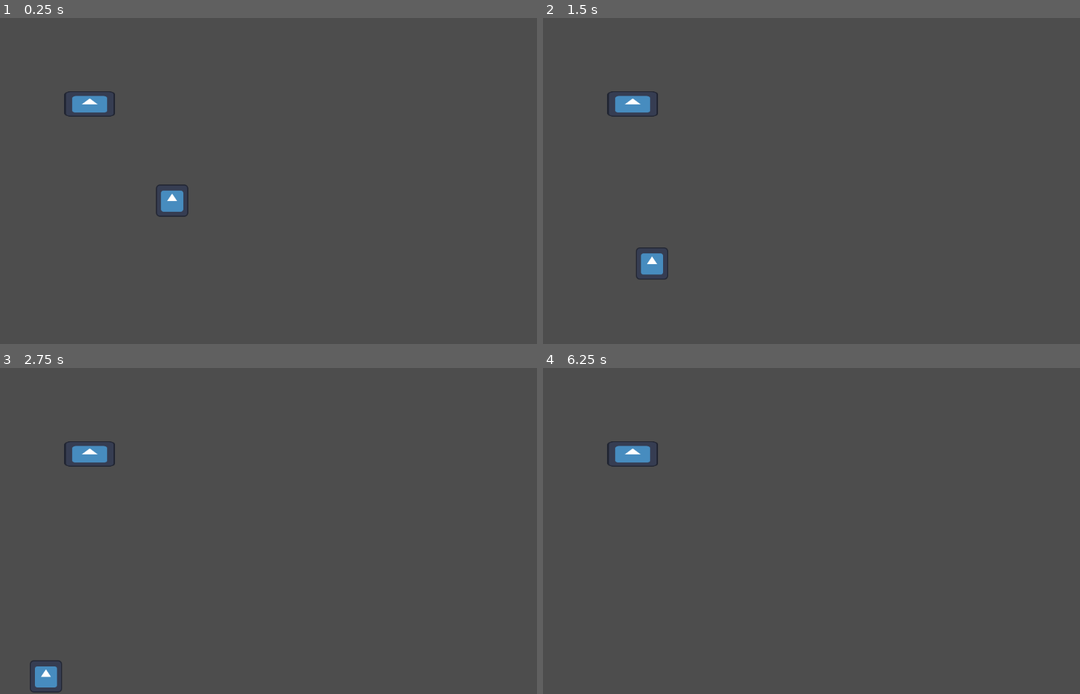
Above: before the commit, frames 1-4 (two rows, left to right).
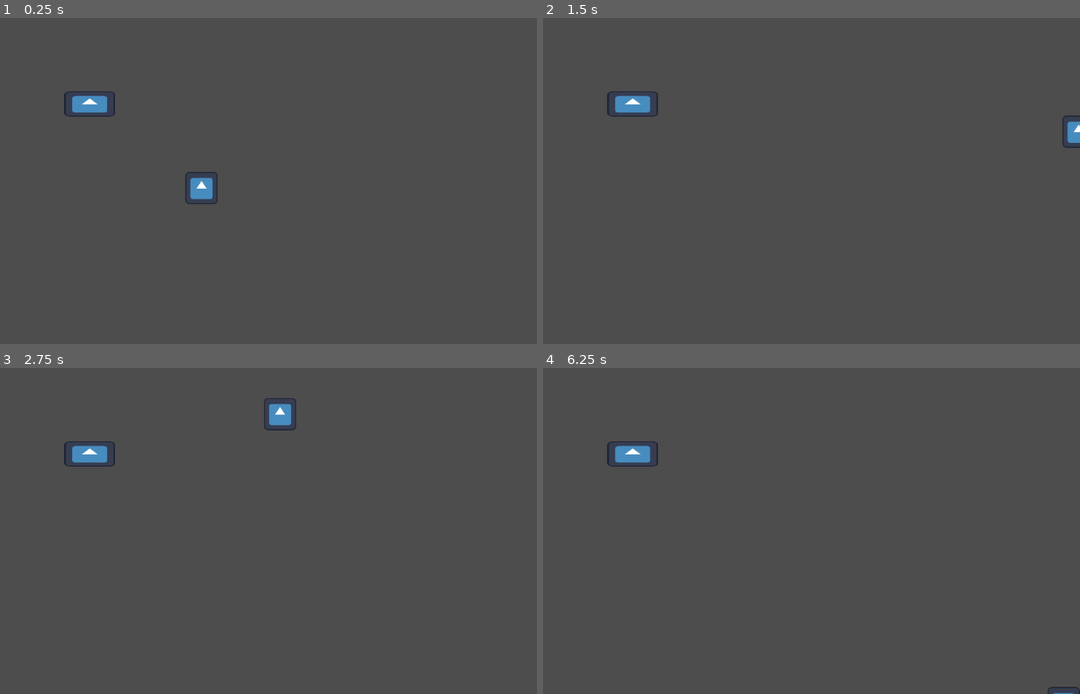
Above: after the commit, the same moments.

Repository: KarumGhag/Hitman4
Game: Godot game, scene res://World/world.tscn
The game is run twice, just before and just after one commit, with the same random seed, the same clock (stepped at 60 frames per second) and the same inputs. The engine's default icon, where the game draws it, is replaced by a stand-in: a white triangle on a blue panel in a dark square.
Inputs (mouse positions are in pixels of both pictures, inside the frame that each line leads up to):
- Up to frame 1 (0.25 s): no input
- Up to frame 2 (1.5 s): move the mouse to (918, 164) at 0.52 s; hold D (right) 0.53-1.28 s; hold Z (z) 0.53-1.28 s; move the mouse to (671, 197) at 1.27 s; hold S (down) from 1.28 s (still down); tap Z (z) at 1.35 s
- Up to frame 3 (2.75 s): move the mouse to (306, 459) at 2.02 s; release S (down) at 2.03 s; hold D (right) from 2.03 s (still down); hold Z (z) from 2.03 s (still down)
- Up to frame 4 (6.25 s): move the mouse to (757, 596) at 2.77 s; release D (right) at 2.78 s; release Z (z) at 2.78 s; hold W (up) 2.78-3.53 s; tap Z (z) at 2.85, 4.35, 5.85 s; move the mouse to (961, 579) at 3.52 s; hold Z (z) 3.53-4.28 s; hold A (left) 3.53-5.03 s; tap Enter at 4.25, 5.75 s; move the mouse to (612, 482) at 4.27 s; tap Space at 5 s; move the mouse to (816, 531) at 5.02 s; hold S (down) 5.03-5.78 s; hold Z (z) 5.03-5.78 s; move the mouse to (704, 449) at 5.77 s; hold D (right) from 5.78 s (still down)

The runs differ from the first frame. In frame 1, 0.7% of the frame differs, in the area x 28-41%, y 47-62%; in frame 2, 0.6%; in frame 3, 0.7%; in frame 4, less than 0.1%.

Commit message:
pathfinding kinda works
avoiding walls doesnt fully work

Diff:
--- a/Enemy/enemy.tscn
+++ b/Enemy/enemy.tscn
@@ -1,7 +1,6 @@
-[gd_scene load_steps=4 format=3 uid="uid://s8o2fn2d2lu8"]
+[gd_scene load_steps=3 format=3 uid="uid://s8o2fn2d2lu8"]
 
 [ext_resource type="Texture2D" uid="uid://jffjcag0lvea" path="res://Art/icon.svg" id="1_lnlic"]
-[ext_resource type="PackedScene" uid="uid://bq3uyl31imene" path="res://Pathfinding/pathfind_component.tscn" id="2_3mwh2"]
 
 [sub_resource type="RectangleShape2D" id="RectangleShape2D_ws7gu"]
 size = Vector2(62, 62)
@@ -16,6 +15,3 @@
 [node name="CollisionShape2D" type="CollisionShape2D" parent="."]
 position = Vector2(0, 1)
 shape = SubResource("RectangleShape2D_ws7gu")
-
-[node name="PathfindComponent" parent="." node_paths=PackedStringArray("body") instance=ExtResource("2_3mwh2")]
-body = NodePath("..")
--- a/Pathfinding/pathfind_component.gd
+++ b/Pathfinding/pathfind_component.gd
@@ -3,93 +3,66 @@
 class_name PathfindingComponent
 
 @export var body : CharacterBody2D
+
 @export var rays : Array[RayCast2D]
-#an array representing the directions of vectors as units of 1
-#every diagonal vector is normalized
-var directions : Array[Vector2] = [Vector2(0, 1), Vector2(1, 1), Vector2(1, 0), Vector2(1, -1), Vector2(0, -1), Vector2(-1, -1), Vector2(-1, 0), Vector2(-1, 1)]
-var dotProducts : Array[float]
+var directions : Array[Vector2] = [Vector2(0, -1), Vector2(1, -1), Vector2(1, 0), Vector2(1, -1), Vector2(0, 1), Vector2(-1, 1), Vector2(-1, 0), Vector2(-1, 1)]
+
+var target : Vector2
+var localVector : Vector2
 
 var interests : Array[float]
-var dangers: Array[float]
-var badOffset : float = 5 #when an array collides this gets taken from the interest
+var contextMap : Array[float]
+var dangers : Array[float]
+var dangerSize : float = 5
 
-var target : Vector2 = Vector2.ZERO
-var vectorToPlayer : Vector2 = Vector2.ZERO
+var bestDirection : Vector2
 
-var bestVector : Vector2
-var contextMap : Array[float]
-var highestContext
+var steeringForce : Vector2
 
-var speed : float = 100
-var steeringForce : float = 1
-
-
-
-func _ready() -> void:
-	contextMap.resize(len(directions))
-	dotProducts.resize(len(directions))
-	dangers.resize(len(directions))
-	print(dotProducts)
-	#makes the interest array the size of the rays array and gives it all starting value of 1
-	for i in range(len(rays)):
+func _ready():
+	print(rays)
+	for i in range(len(directions)):
+		directions[i] = directions[i].normalized()
 		interests.append(1)
-
-
-func _input(event):
-	if event.is_action_pressed("z"):
-		pass
-
-func _process(_delta) -> void:
-	getTarget()
-	if target:
-		getInterests()
-		bestVector = directions[getLargestIndex(contextMap)]
-
-
-		body.velocity = (bestVector * Vector2(speed, speed))
-
-		body.move_and_slide()
-
-		print(contextMap)
+		dangers.append(0)
+		contextMap.append(0)
 
 
 func getTarget() -> void:
 	target = get_global_mouse_position()
 
+	localVector = body.global_position - target
+	localVector = localVector.normalized()
+
+func getInterests() -> void:
+	for i in range(len(directions)):
+		interests[i] = localVector.dot(directions[i])
+		if rays[i].is_colliding():
+			dangers[i] = dangerSize
+		else:
+			dangers[i] = 0
+
+	for i in range(len(contextMap)):
+		contextMap[i] =  dangers[i] - interests[i]
+
+
+func getLargest() -> Vector2:
+	var largest : float = -10000
+	var index : int
+	for i in range(len(contextMap)):
+		if contextMap[i] > largest:
+			largest = contextMap[i]
+			index = i
+
+	bestDirection = directions[index]
+	return bestDirection
+
+func _process(delta) -> void:
+	getTarget()
 	getInterests()
 
+	steeringForce = (localVector - body.velocity).normalized() * 100
+	body.velocity += getLargest() * delta * 1000
+	body.move_and_slide()
 
-func getInterests() -> void:
-
-	if not target:
-		return
-
-	#get vector to target
-	vectorToPlayer = body.global_position - target
-
-	#gets the dot product between each direction and the vector
-	for i in range(len(directions)):
-		interests[i] = directions[i].dot(vectorToPlayer)
-
-	#gets the dangerous directions
-	for i in range(len(rays)):
-		if rays[i].is_colliding():
-			dangers[i] = 5
-
-	#gets context map (interest - danger)
-	for i in range(len(interests)):
-		contextMap[i] = interests[i] - dangers[i]
-
-
-func getLargestIndex(arr : Array[float]) -> int:
-
-	var indexNumber : int = 0
-	var higestNumber : float = -1000
-
-	for i in range(len(arr)):
-		if arr[i] > higestNumber:
-			higestNumber = arr[i]
-			indexNumber = i
-
-
-	return indexNumber
+	pass
--- a/World/world.tscn
+++ b/World/world.tscn
@@ -1,7 +1,8 @@
-[gd_scene load_steps=4 format=3 uid="uid://cq71lr407eab8"]
+[gd_scene load_steps=5 format=3 uid="uid://cq71lr407eab8"]
 
 [ext_resource type="Texture2D" uid="uid://jffjcag0lvea" path="res://Art/icon.svg" id="1_muac8"]
 [ext_resource type="PackedScene" uid="uid://s8o2fn2d2lu8" path="res://Enemy/enemy.tscn" id="2_181t4"]
+[ext_resource type="PackedScene" uid="uid://bq3uyl31imene" path="res://Pathfinding/pathfind_component.tscn" id="2_oq2dg"]
 
 [sub_resource type="RectangleShape2D" id="RectangleShape2D_l6hoe"]
 
@@ -9,6 +10,9 @@
 
 [node name="Enemy" parent="." instance=ExtResource("2_181t4")]
 position = Vector2(454, 337)
+
+[node name="PathfindComponent" parent="Enemy" node_paths=PackedStringArray("body") instance=ExtResource("2_oq2dg")]
+body = NodePath("..")
 
 [node name="StaticBody2D" type="StaticBody2D" parent="."]
 position = Vector2(266, 171)
